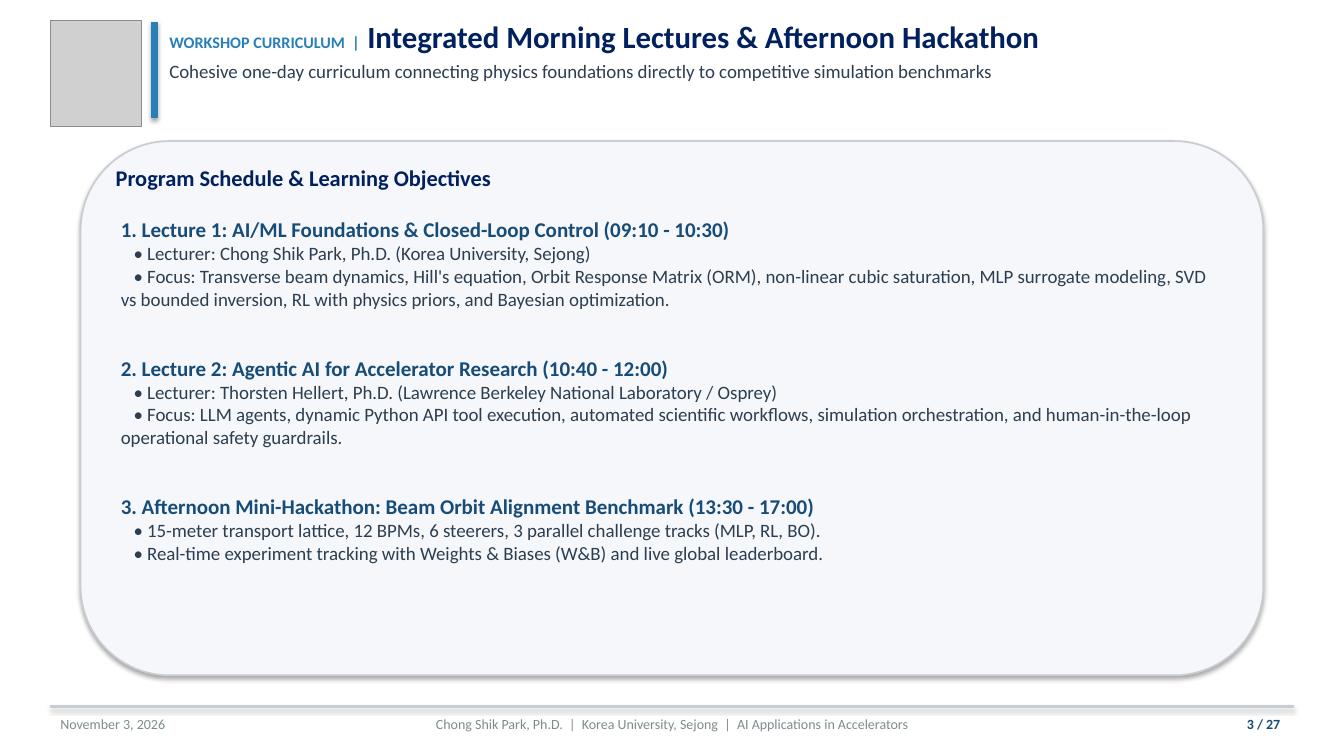
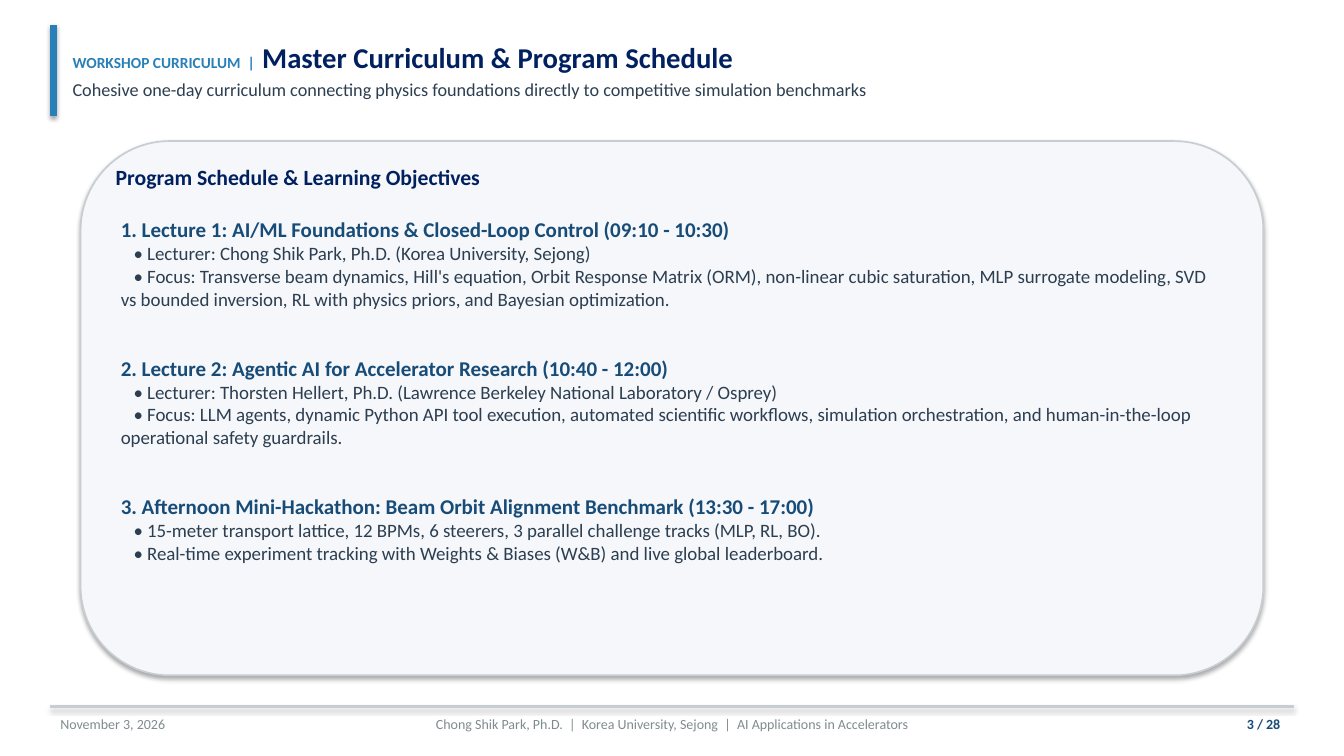
Before and after one commit to cspark7701/ai4acc-mini-hackathon, a slide deck: slide 3 of presentations/Lecture_1_AI_ML_Foundations_and_Control.pptx. Drawn at 1344x756 pixels with LibreOffice and Linux fonts; fonts in the diff are those of the drawing; grey boxes stand for pictures. Boxes give left, top, right and bottom in pixels: in the first picture for what was removed or moved away, otherwise in the second. Text is boxed around its words. In the diff, an @@ line names an element or a change of style, - is before the commit and + after.

Commit message:
Refine Lecture 1 presentation layout, typography, and content
Implement six presentation design enhancements requested by user. Adjust title slide font size to fit on a single unwrapped line and scale the Korea University logo to 0.95 inches. Vertically center slide titles and subtitles with the blue accent bar, shortening titles to prevent line wrapping across all slides. Add dedicated slides explaining all major activation functions (ReLU, Leaky ReLU, GELU, Sigmoid, Tanh, Linear) and optimization algorithms (SGD, Momentum, AdaGrad, RMSProp, Adam, AdamW, L-BFGS-B). Resize and position MLP, RL, and trajectory schematics with clean margins to eliminate text box overlap. Format the Tested Benchmark Leaderboard as a structured 7-column table with zero text wrapping. Recompile 28-page PDF presentation via pdflatex.

Files:
 M  presentations/Lecture_1_AI_ML_Foundations_and_Control.pdf
 M  presentations/Lecture_1_AI_ML_Foundations_and_Control.pptx
 M  presentations/Lecture_1_AI_ML_Foundations_and_Control.tex
 M  scripts/build_lecture_1_pptx.py

```diff
--- a/presentations/Lecture_1_AI_ML_Foundations_and_Control.pptx
+++ b/presentations/Lecture_1_AI_ML_Foundations_and_Control.pptx
@@ rectangle resized from (x1=151, y1=22, x2=157, y2=118) to (x1=50, y1=25, x2=56, y2=116) @@
@@ picture removed at (x1=50, y1=20, x2=141, y2=126) @@
@@ text "WORKSHOP CURRICULUM | Master Curriculum ..." moved from (x1=169, y1=26, x2=1039, y2=82) to (x1=73, y1=48, x2=866, y2=99) @@
@@ text "WORKSHOP CURRICULUM | Master Curriculum ..." at (x1=73, y1=48, x2=866, y2=99): vertical alignment top to middle @@
@@ text at (x1=73, y1=48, x2=733, y2=73): text changed; size 22 to 20.5 pt @@
-WORKSHOP CURRICULUM | Integrated Morning Lectures & Afternoon Hackathon
+WORKSHOP CURRICULUM | Master Curriculum & Program Schedule
@@ text at (x1=73, y1=83, x2=866, y2=99): size 13.5 to 13 pt in "Cohesive one-day curriculum connecting physics foundations d ..." @@
@@ text "Program Schedule & Learning Objectives" at (x1=116, y1=169, x2=480, y2=189): size 16 to 15.5 pt @@
@@ text at (x1=1247, y1=719, x2=1280, y2=729): text changed @@
-3 / 27
+3 / 28
```
Also in this commit, not shown: 25 other slides changed, 2 slides added, 1 slide removed, 3 other files.
